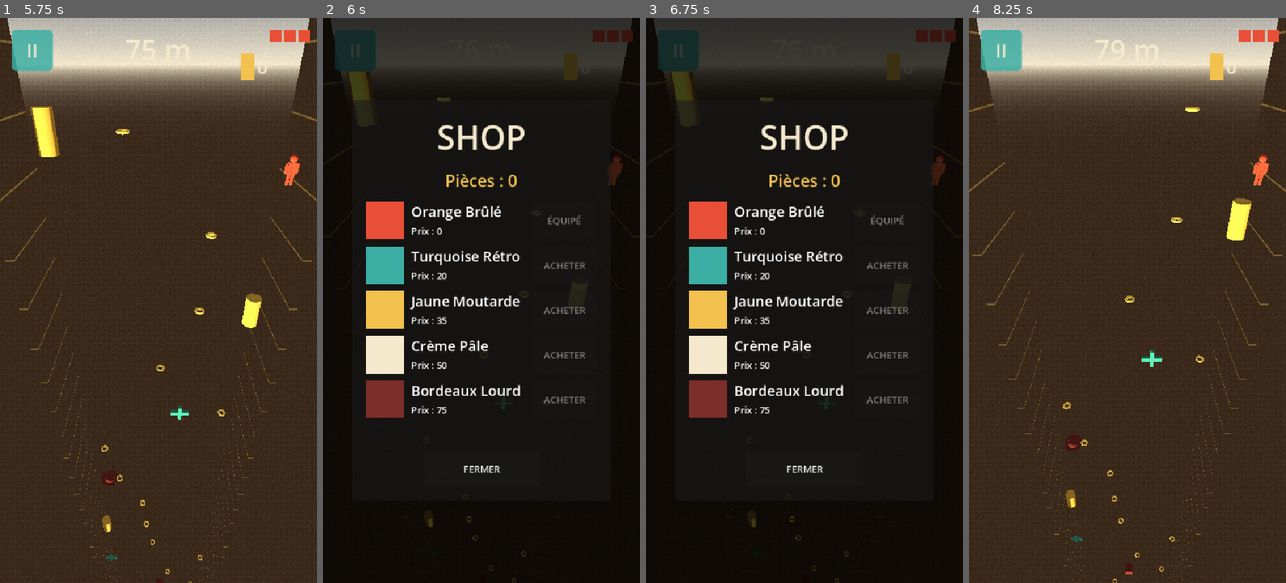
Above: before the commit, frames 1-4 (left to right).
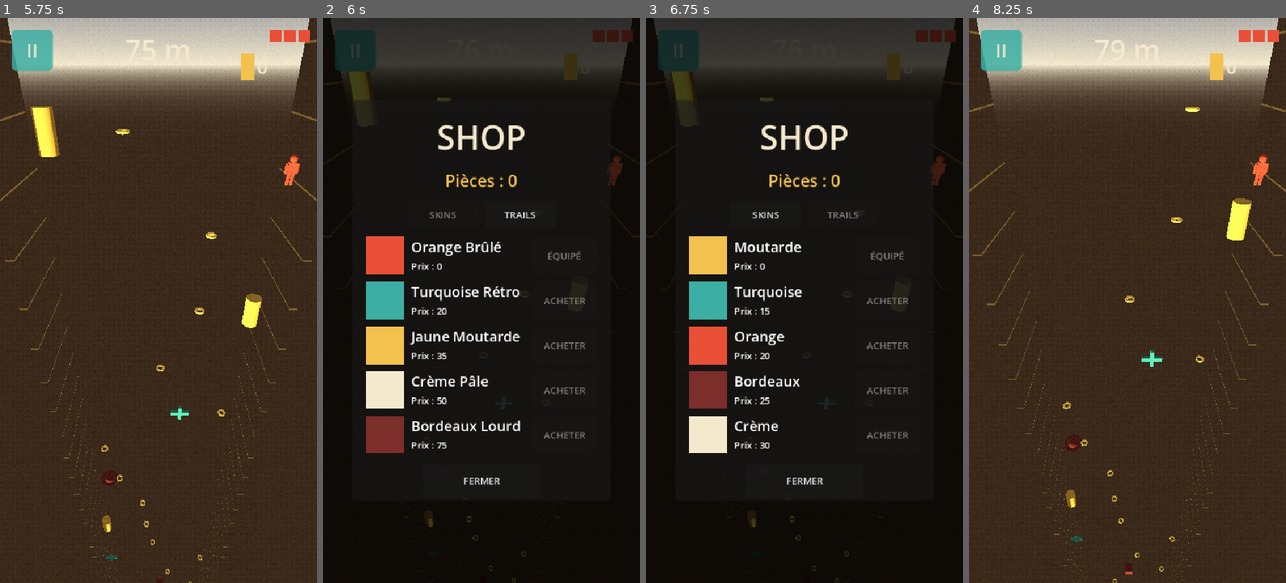
Above: after the commit, the same moments.

Repository: quvntvn/Hyperdive
Game: Godot game, scene res://scenes/ui/main_menu.tscn
The game is run twice, just before and just after one commit, with the same random seed, the same clock (stepped at 60 frames per second) and the same inputs.
Inputs (mouse positions are in pixels of both pictures, inside the frame that each line leads up to):
- Up to frame 1 (5.75 s): click "JOUER" at 0.5 s; tap Enter at 1.25 s; move the mouse to (228, 272) at 1.27 s; hold D (move_right) 1.28-2 s; tap 1 at 1.35, 3.05 s; click (228, 272) at 1.42 s; tap 2 at 1.55, 4.35 s; drag from (95, 328) to (142, 413) at 2.02 s; move the mouse to (190, 176) at 2.77 s; hold D (move_right) 2.78-3.5 s; tap 3 at 2.85, 4.55 s; drag from (142, 413) to (63, 215) at 3.52 s; move the mouse to (253, 385) at 4.27 s; hold A (move_left) 4.28-5 s; drag from (63, 215) to (110, 159) at 5.02 s
- Up to frame 2 (6 s): move the mouse to (497, 300) at 5.77 s; hold S from 5.78 s (still down); tap 1 at 5.85 s; click (497, 300) at 5.92 s
- Up to frame 3 (6.75 s): tap 2 at 6.05 s; release S at 6.5 s; click (842, 215) at 6.5 s, where only the run after the commit has a clickable "TRAILS"
- Up to frame 4 (8.25 s): click (1089, 215) at 7.25 s, where only the run after the commit has a clickable "SKINS"; click "FERMER" at 8 s

Frame 1 is identical in both runs. In frame 2, 10% of the frame differs, in the area x 13-83%, y 32-83%; in frame 3, 9.0%; in frame 4, nothing differs.

Commit message:
feat(shop): catégorie de trails de couleur achetables (système parallèle aux skins)
Co-Authored-By: Claude Sonnet 4.6 <noreply@anthropic.com>

Diff:
--- a/hyperdive/scenes/ui/shop_screen.tscn
+++ b/hyperdive/scenes/ui/shop_screen.tscn
@@ -45,7 +45,21 @@
 theme_override_font_sizes/font_size = 28
 theme_override_colors/font_color = Color(0.949, 0.757, 0.306, 1)
 
-[node name="SkinList" type="VBoxContainer" parent="ShopPanel/Layout"]
+[node name="CategoryButtons" type="HBoxContainer" parent="ShopPanel/Layout"]
+size_flags_horizontal = 1
+alignment = 1
+theme_override_constants/separation = 12
+
+[node name="SkinsCatBtn" type="Button" parent="ShopPanel/Layout/CategoryButtons"]
+custom_minimum_size = Vector2(120.0, 44.0)
+text = "SKINS"
+disabled = true
+
+[node name="TrailsCatBtn" type="Button" parent="ShopPanel/Layout/CategoryButtons"]
+custom_minimum_size = Vector2(120.0, 44.0)
+text = "TRAILS"
+
+[node name="ItemList" type="VBoxContainer" parent="ShopPanel/Layout"]
 size_flags_vertical = 3
 theme_override_constants/separation = 12
 
--- a/hyperdive/scripts/autoload/cosmetics_catalog.gd
+++ b/hyperdive/scripts/autoload/cosmetics_catalog.gd
@@ -14,3 +14,17 @@
 		if skin["id"] == id:
 			return skin
 	return SKINS[0]
+
+const TRAILS: Array[Dictionary] = [
+	{"id": "default",   "name": "Moutarde",  "color": Color(0.949, 0.757, 0.306), "price": 0},
+	{"id": "turquoise", "name": "Turquoise", "color": Color(0.235, 0.682, 0.639), "price": 15},
+	{"id": "orange",    "name": "Orange",    "color": Color(0.914, 0.310, 0.216), "price": 20},
+	{"id": "bordeaux",  "name": "Bordeaux",  "color": Color(0.486, 0.180, 0.165), "price": 25},
+	{"id": "creme",     "name": "Crème",     "color": Color(0.957, 0.914, 0.804), "price": 30},
+]
+
+func get_trail(id: String) -> Dictionary:
+	for trail in TRAILS:
+		if trail["id"] == id:
+			return trail
+	return TRAILS[0]
--- a/hyperdive/scripts/autoload/settings_manager.gd
+++ b/hyperdive/scripts/autoload/settings_manager.gd
@@ -7,6 +7,8 @@
 signal coin_collected(new_total: int)
 signal owned_skins_changed
 signal equipped_skin_changed(skin_id: String)
+signal owned_trails_changed
+signal equipped_trail_changed(trail_id: String)
 signal volume_changed
 
 var control_mode: ControlMode = ControlMode.KEYBOARD
@@ -18,6 +20,8 @@
 var best_distance: int = 0
 var owned_skins: Array[String] = ["default"]
 var equipped_skin: String = "default"
+var owned_trails: Array[String] = ["default"]
+var equipped_trail: String = "default"
 
 const SAVE_PATH: String = "user://settings.cfg"
 
@@ -94,6 +98,27 @@
 	save_settings()
 	return true
 
+func buy_trail(trail_id: String) -> bool:
+	var trail: Dictionary = Catalog.get_trail(trail_id)
+	if coins_total < trail["price"]:
+		return false
+	if trail_id in owned_trails:
+		return false
+	coins_total -= trail["price"]
+	owned_trails.append(trail_id)
+	owned_trails_changed.emit()
+	coin_collected.emit(coins_total)
+	save_settings()
+	return true
+
+func equip_trail(trail_id: String) -> bool:
+	if not trail_id in owned_trails:
+		return false
+	equipped_trail = trail_id
+	equipped_trail_changed.emit(trail_id)
+	save_settings()
+	return true
+
 func save_settings() -> void:
 	var cfg: ConfigFile = ConfigFile.new()
 	cfg.set_value("input", "control_mode", control_mode)
@@ -104,6 +129,8 @@
 	cfg.set_value("stats", "best_distance", best_distance)
 	cfg.set_value("cosmetics", "owned_skins", owned_skins)
 	cfg.set_value("cosmetics", "equipped_skin", equipped_skin)
+	cfg.set_value("cosmetics", "owned_trails", owned_trails)
+	cfg.set_value("cosmetics", "equipped_trail", equipped_trail)
 	cfg.save(SAVE_PATH)
 
 func load_settings() -> void:
@@ -118,3 +145,5 @@
 	best_distance = cfg.get_value("stats", "best_distance", 0)
 	owned_skins.assign(cfg.get_value("cosmetics", "owned_skins", ["default"]))
 	equipped_skin = cfg.get_value("cosmetics", "equipped_skin", "default")
+	owned_trails.assign(cfg.get_value("cosmetics", "owned_trails", ["default"]))
+	equipped_trail = cfg.get_value("cosmetics", "equipped_trail", "default")
--- a/hyperdive/scripts/ui/shop_screen.gd
+++ b/hyperdive/scripts/ui/shop_screen.gd
@@ -2,24 +2,51 @@
 class_name ShopScreen
 
 var _coins_label: Label
-var _skin_list: VBoxContainer
+var _item_list: VBoxContainer
+var _skins_btn: Button
+var _trails_btn: Button
 var _was_paused_before_open: bool = false
+var _current_category: String = "skins"
 
 func _ready() -> void:
 	add_to_group("shop_screen")
 	_coins_label = $ShopPanel/Layout/CoinsLabel
-	_skin_list = $ShopPanel/Layout/SkinList
+	_item_list = $ShopPanel/Layout/ItemList
+	_skins_btn = $ShopPanel/Layout/CategoryButtons/SkinsCatBtn
+	_trails_btn = $ShopPanel/Layout/CategoryButtons/TrailsCatBtn
 	Settings.coin_collected.connect(func(_n: int) -> void: refresh())
 	Settings.owned_skins_changed.connect(refresh)
 	Settings.equipped_skin_changed.connect(func(_id: String) -> void: refresh())
+	Settings.owned_trails_changed.connect(refresh)
+	Settings.equipped_trail_changed.connect(func(_id: String) -> void: refresh())
 	$ShopPanel/Layout/CloseButton.pressed.connect(_on_close_pressed)
+	_skins_btn.pressed.connect(_on_skins_pressed)
+	_trails_btn.pressed.connect(_on_trails_pressed)
+	refresh()
+
+func _on_skins_pressed() -> void:
+	Audio.play_ui_click()
+	_current_category = "skins"
+	refresh()
+
+func _on_trails_pressed() -> void:
+	Audio.play_ui_click()
+	_current_category = "trails"
 	refresh()
 
 func refresh() -> void:
 	_coins_label.text = "Pièces : " + str(Settings.coins_total)
-	for child in _skin_list.get_children():
-		_skin_list.remove_child(child)
+	_skins_btn.disabled = _current_category == "skins"
+	_trails_btn.disabled = _current_category == "trails"
+	for child in _item_list.get_children():
+		_item_list.remove_child(child)
 		child.queue_free()
+	if _current_category == "skins":
+		_refresh_skins()
+	else:
+		_refresh_trails()
+
+func _refresh_skins() -> void:
 	for skin in Catalog.SKINS:
 		var skin_id: String = skin["id"]
 		var price: int = skin["price"]
@@ -58,7 +85,48 @@
 			btn.text = "ACHETER"
 			btn.disabled = true
 		row.add_child(btn)
-		_skin_list.add_child(row)
+		_item_list.add_child(row)
+
+func _refresh_trails() -> void:
+	for trail in Catalog.TRAILS:
+		var trail_id: String = trail["id"]
+		var price: int = trail["price"]
+		var row := HBoxContainer.new()
+		row.add_theme_constant_override("separation", 12)
+		var preview := ColorRect.new()
+		preview.custom_minimum_size = Vector2(64.0, 64.0)
+		preview.color = trail["color"]
+		row.add_child(preview)
+		var info := VBoxContainer.new()
+		info.size_flags_horizontal = Control.SIZE_EXPAND_FILL
+		var name_label := Label.new()
+		name_label.text = trail["name"]
+		name_label.add_theme_font_size_override("font_size", 24)
+		var price_label := Label.new()
+		price_label.text = "Prix : " + str(price)
+		info.add_child(name_label)
+		info.add_child(price_label)
+		row.add_child(info)
+		var btn := Button.new()
+		btn.custom_minimum_size = Vector2(110.0, 48.0)
+		if trail_id == Settings.equipped_trail:
+			btn.text = "ÉQUIPÉ"
+			btn.disabled = true
+		elif trail_id in Settings.owned_trails:
+			btn.text = "ÉQUIPER"
+			btn.pressed.connect(func() -> void:
+				Audio.play_ui_click()
+				Settings.equip_trail(trail_id))
+		elif Settings.coins_total >= price:
+			btn.text = "ACHETER"
+			btn.pressed.connect(func() -> void:
+				Audio.play_ui_click()
+				Settings.buy_trail(trail_id))
+		else:
+			btn.text = "ACHETER"
+			btn.disabled = true
+		row.add_child(btn)
+		_item_list.add_child(row)
 
 func open() -> void:
 	_was_paused_before_open = get_tree().paused
